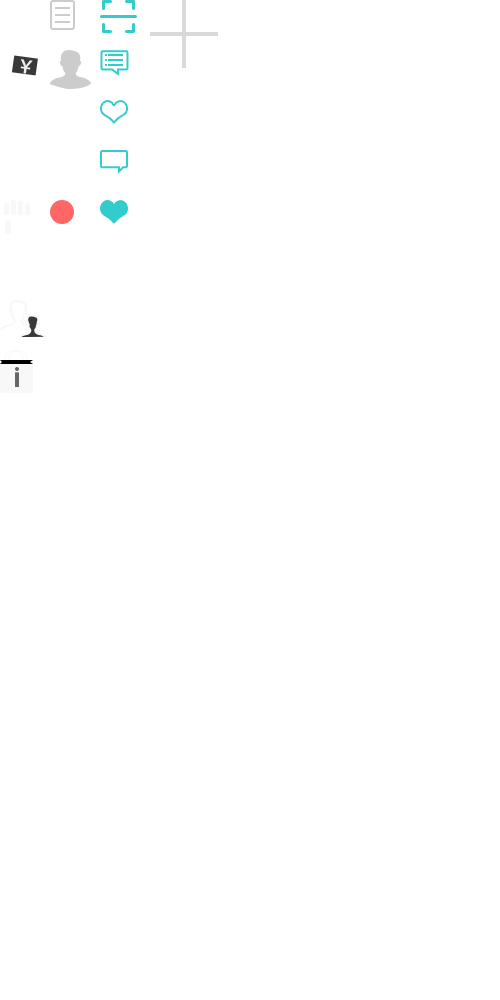
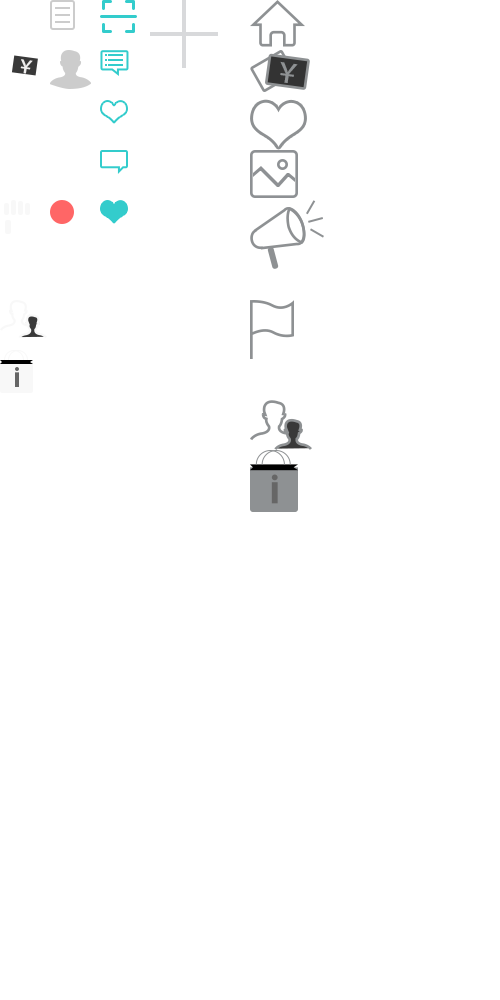
Comparing the layer stacks of the two w=500, h=1000 images. Changes:
added layer "特产介绍" (1st of 2) above "图层 5" over box(250, 450, 298, 512)
added layer "图层 5" above "旅行攻略" over box(250, 400, 312, 450)
added layer "旅行攻略" (1st of 2) above "导游推荐" over box(250, 300, 294, 359)
added layer "导游推荐" (1st of 3) above "图层 4" over box(250, 200, 324, 269)
added layer "图层 4" above "旅行瞬间" over box(250, 150, 298, 198)
added layer "旅行瞬间" (1st of 2) above "组 9" over box(250, 99, 307, 150)
added layer "组 9" above "导游推荐" over box(250, 50, 310, 92)
added layer "景区介绍" above "吃喝玩乐" over box(250, 0, 305, 47)
